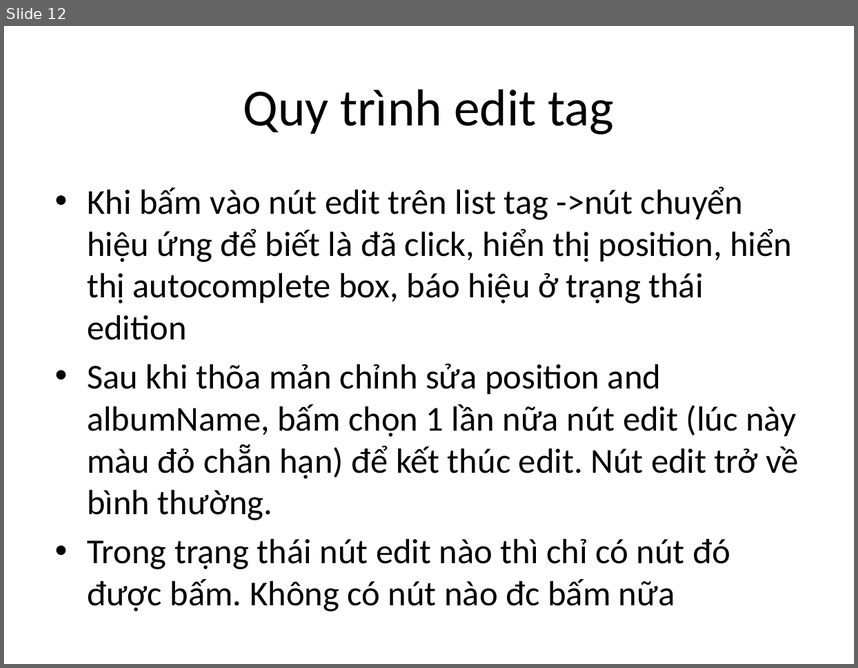
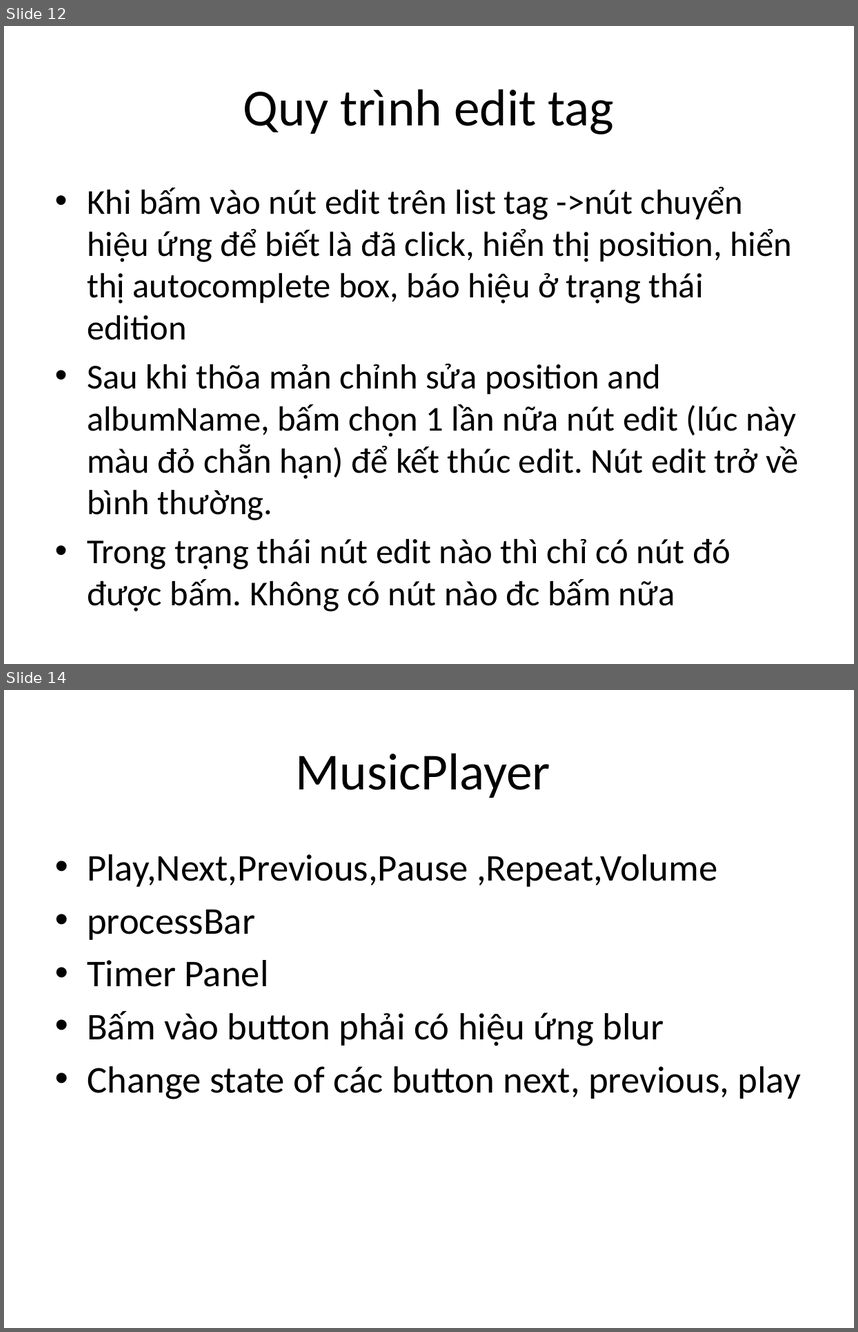
Before and after one commit to google-code-export/dau-gia-truc-tuyen-dhnl2, a slide deck: source/musicpage/Documents/Music page.pptx. Shown one above the other, each under a label of ours: slide 12 before the commit, slides 12 and 14 after it; the slides between them are not shown. The pictures are 858x668 and 858x1332 pixels, drawn with LibreOffice and Linux fonts; fonts in the diff are those of the drawing. Boxes give left, top, right and bottom in pixels: in the first picture for what was removed or moved away, otherwise in the second. Text is boxed around its words. In the diff, an @@ line names an element or a change of style, - is before the commit and + after.

```diff
--- a/source/musicpage/Documents/Music page.pptx
+++ b/source/musicpage/Documents/Music page.pptx
@@ slide 14 added at bbox=[4, 690, 854, 1328], background #FFFFFF @@
@@ title added at bbox=[295, 753, 550, 798], 44 pt, text #000000 @@
+MusicPlayer
@@ text added at bbox=[87, 854, 801, 1099], 32 pt, text #000000 @@
+• Play,Next,Previous,Pause ,Repeat,Volume
+• processBar
+• Timer Panel
+• Bấm vào button phải có hiệu ứng blur
+• Change state of các button next, previous, play
```
Also in this commit, not shown: 1 slide changed, 4 other slides added.
